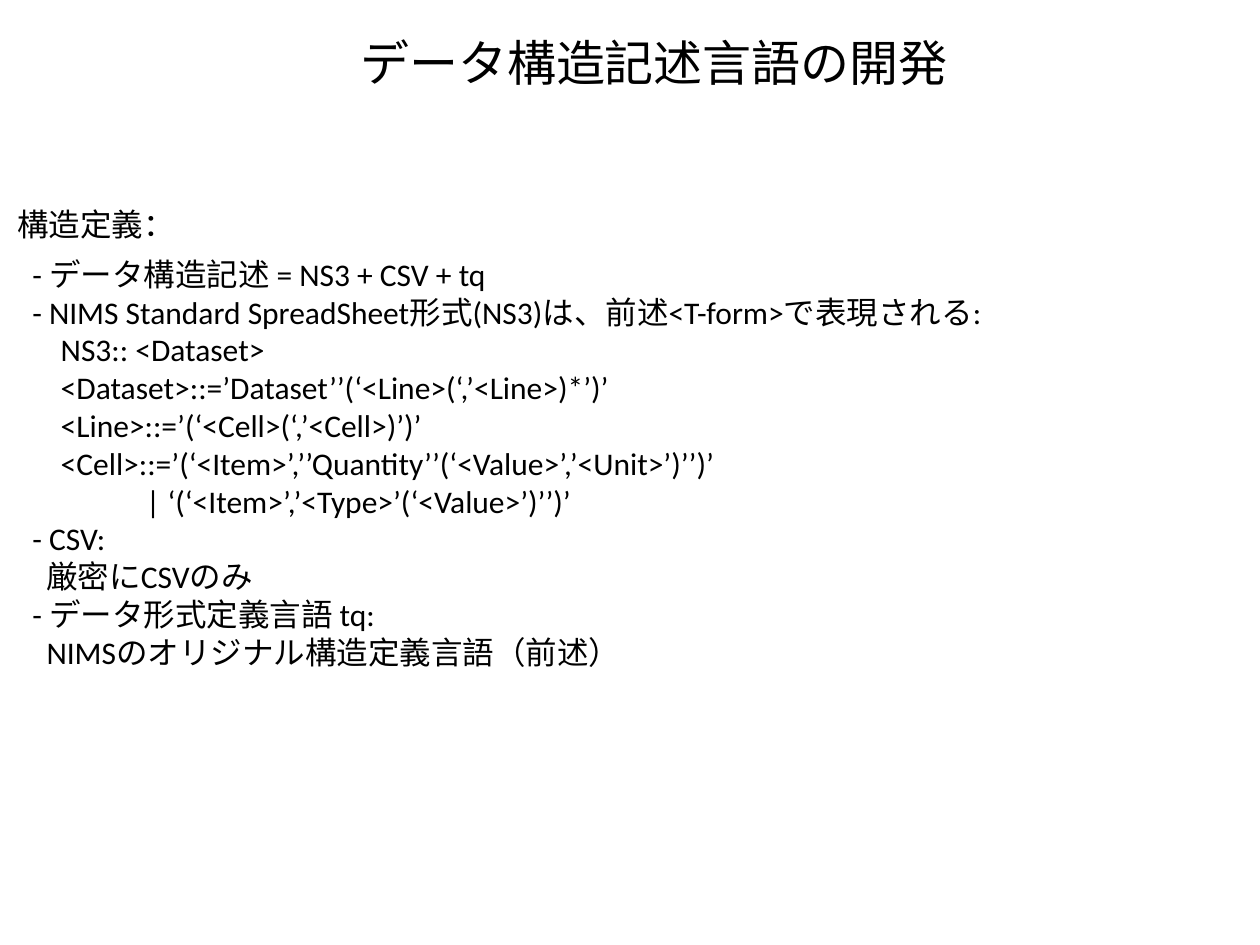
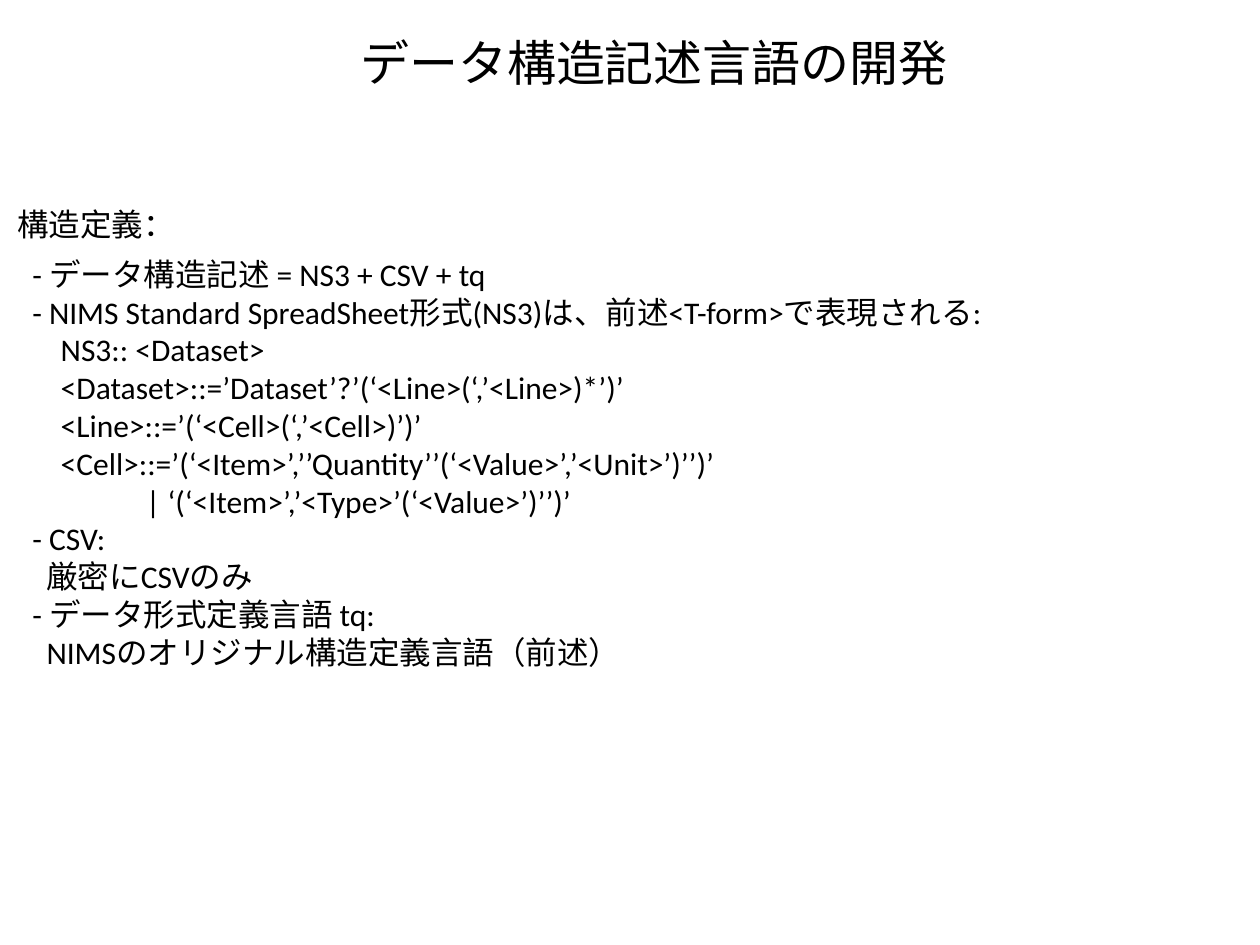
Before and after one commit to kouamano/RECURSIVE-SYSTEM, a slide deck: slide 2 of Document/tq_op_example.pptx. Drawn at 1260x945 pixels with LibreOffice and Linux fonts; fonts in the diff are those of the drawing. Boxes give left, top, right and bottom in pixels: in the first picture for what was removed or moved away, otherwise in the second. Text is boxed around its words. In the diff, an @@ line names an element or a change of style, - is before the commit and + after.

```diff
--- a/Document/tq_op_example.pptx
+++ b/Document/tq_op_example.pptx
@@ text at (61,376,624,403): text changed @@
-<Dataset>::=’Dataset’’(‘<Line>(‘,’<Line>)*’)’
+<Dataset>::=’Dataset’?’(‘<Line>(‘,’<Line>)*’)’
```
Also in this commit, not shown: 1 other file.
